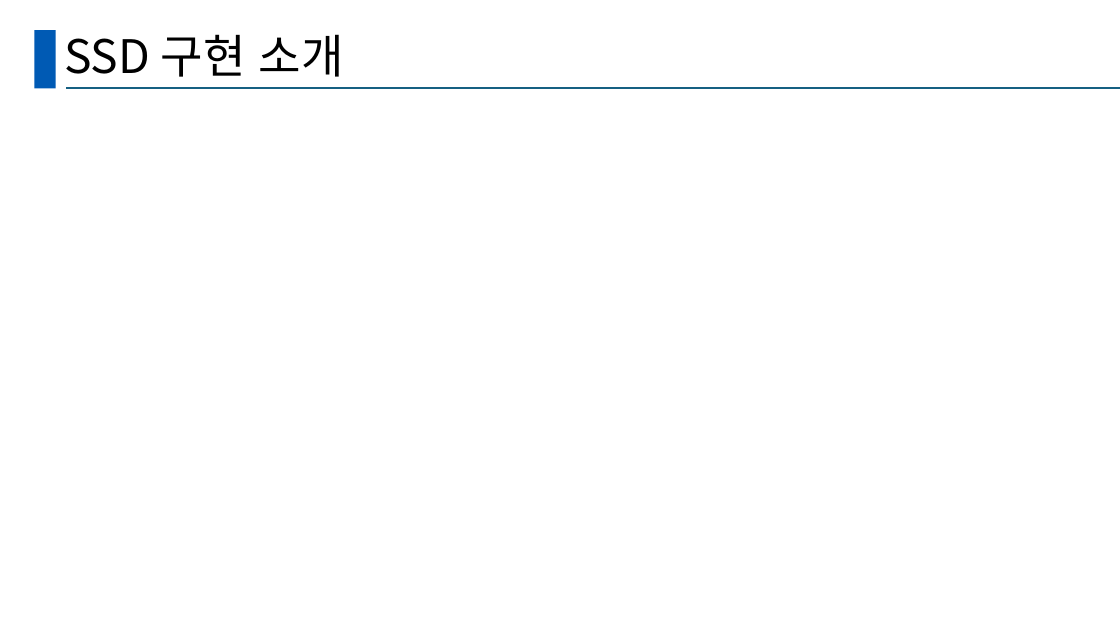
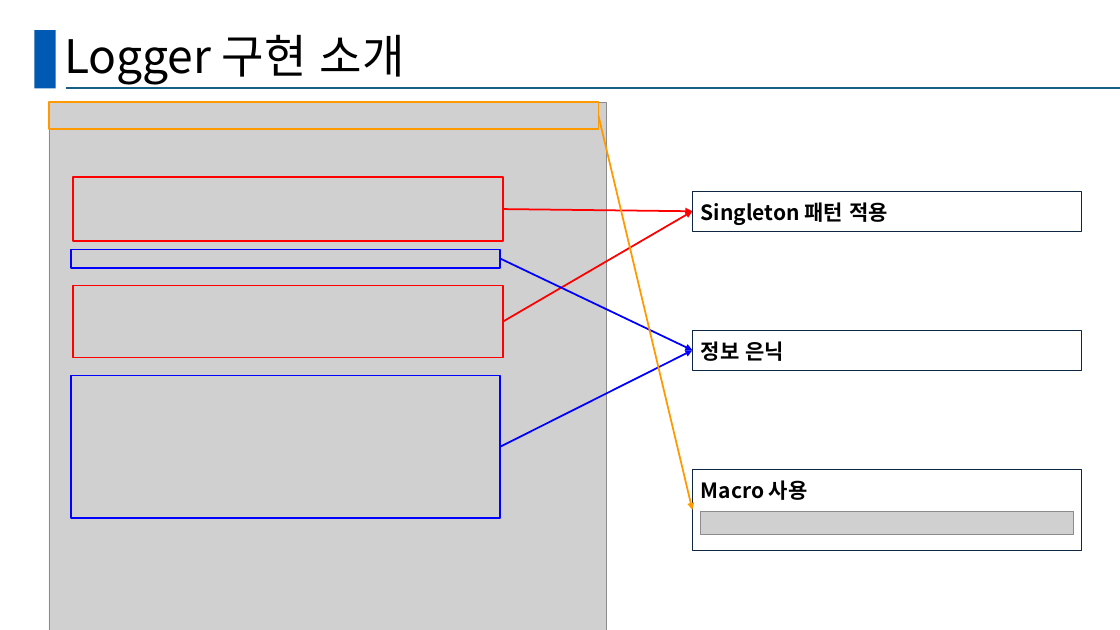
Before and after one commit to seungjun611/CRA_TeamProject_SSD, a slide deck: slide 14 of TeamProjectPPT.pptx (slide 9 before the commit). Drawn at 1120x630 pixels with LibreOffice and Linux fonts; fonts in the diff are those of the drawing; grey boxes stand for pictures. Boxes give left, top, right and bottom in pixels: in the first picture for what was removed or moved away, otherwise in the second. Text is boxed around its words. In the diff, an @@ line names an element or a change of style, - is before the commit and + after.

Commit message:
update

```diff
--- a/TeamProjectPPT.pptx
+++ b/TeamProjectPPT.pptx
@@ title at (64, 34, 405, 85): text changed @@
-SSD 구현 소개
+Logger 구현 소개
@@ picture added at (49, 103, 606, 630) @@
@@ rectangle added at (49, 103, 598, 129), outline #FF9900 1.5 pt @@
@@ arrow added from (598, 116) to (692, 510), #FF9900 1.5 pt @@
@@ rectangle added at (73, 177, 502, 241), outline #FF0000 1.5 pt @@
@@ arrow added from (503, 209) to (692, 212), #FF0000 1.5 pt @@
@@ rounded rectangle added at (692, 191, 1081, 231), fill #FFFFFF, outline #0E2841 0.75 pt, 18 pt, text #000000, bold @@
+Singleton 패턴 적용
@@ arrow added from (503, 322) to (692, 212), #FF0000 1.5 pt @@
@@ rectangle added at (71, 250, 500, 268), outline #0000FF 1.5 pt @@
@@ arrow added from (501, 259) to (692, 350), #0000FF 1.5 pt @@
@@ rectangle added at (73, 286, 502, 358), outline #FF0000 1.5 pt @@
@@ arrow added from (501, 447) to (692, 350), #0000FF 1.5 pt @@
@@ rounded rectangle added at (692, 330, 1081, 371), fill #FFFFFF, outline #0E2841 0.75 pt, 18 pt, text #000000, bold @@
+정보 은닉
@@ rectangle added at (71, 376, 500, 518), outline #0000FF 1.5 pt @@
@@ rounded rectangle added at (692, 469, 1081, 550), fill #FFFFFF, outline #0E2841 0.75 pt, 18 pt, text #000000, bold @@
+Macro 사용
@@ picture added at (701, 512, 1074, 535) @@
```
Also in this commit, not shown: 4 other slides changed, 20 slides added, 6 slides removed.
